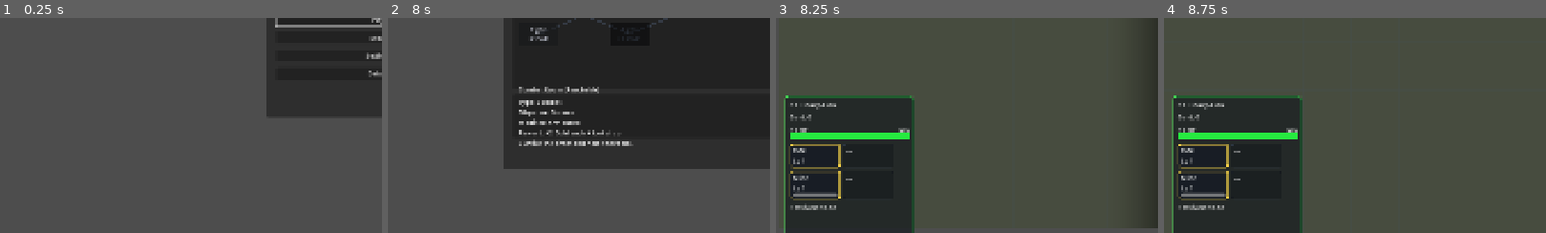
Above: before the commit, frames 1-4 (left to right).
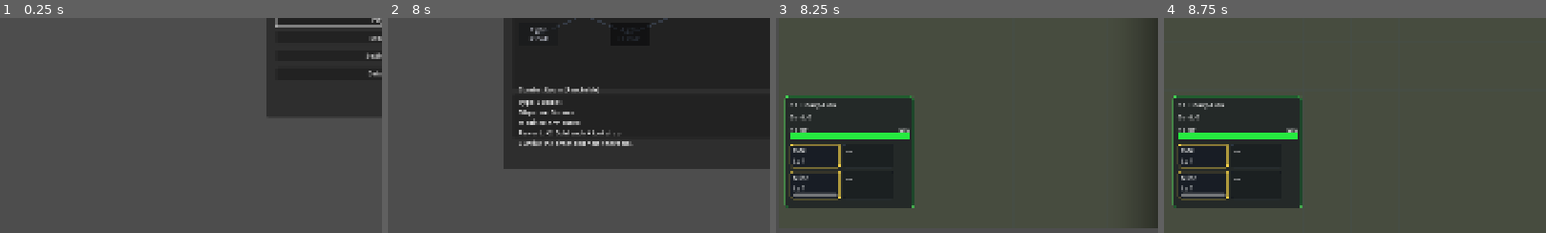
Above: after the commit, the same moments.

Repository: snaxico/project-twin-stick
Game: Godot game, scene res://scenes/ui/Bootstrap.tscn
Same seed, same stepped clock (60 frames per second), same inputs: the game is played once before the commit and once after it.
Inputs:
- Up to frame 1 (0.25 s): no input
- Up to frame 2 (8 s): click "Play" at 0.5 s; click "Settings" at 1.25 s; click "Off" at 2 s; click "Heavy Auto" at 2.75 s; click "Back" at 3.5 s; click "1 Player" at 4.25 s; click "1 Player" at 5 s; click "Normal" at 5.75 s; click "Normal" at 6.5 s; click "Start Run" at 7.25 s
- Up to frame 3 (8.25 s): click "Fight +2 Gold" at 8 s
- Up to frame 4 (8.75 s): no input
The pictures show only the part of the screen within x 0-50%, y 50-100%; the shares and areas given below are measured in that part.

Frames 1-2 are identical in both runs. In frame 3, 4.1% of the frame differs, in the area x 2-37%, y 87-100%; in frame 4, 4.1%.

Commit message:
Fix loot flow follow-up bugs

Diff:
--- a/data/weapons.json
+++ b/data/weapons.json
@@ -8,7 +8,7 @@
       "scrap_gold_value": 2,
       "shop_gold_cost": 3,
       "max_level": 5,
-      "pools": [],
+      "pools": ["reward", "shop"],
       "base_stats": {
         "projectile_count": 1,
         "spread_radians": 0.0,
@@ -196,7 +196,7 @@
       "scrap_gold_value": 2,
       "shop_gold_cost": 3,
       "max_level": 5,
-      "pools": [],
+      "pools": ["reward", "shop"],
       "base_stats": {
         "kind": "mine",
         "projectile_count": 1,
--- a/scripts/game/CoopManager.gd
+++ b/scripts/game/CoopManager.gd
@@ -406,6 +406,18 @@
 	_refresh_player_inventory_huds()
 	_refresh_pause_settings_panel()
 
+func _reapply_player_loadout(player_index: int) -> void:
+	if player_index < 0 or player_index >= _player_nodes.size():
+		return
+	var player = _player_nodes[player_index]
+	if player == null or not is_instance_valid(player):
+		return
+	player.apply_loadout(RunState.get_player_runtime_loadout_for(player_index))
+
+func _reapply_all_player_loadouts() -> void:
+	for index in range(_player_nodes.size()):
+		_reapply_player_loadout(index)
+
 func _refresh_debug_ui() -> void:
 	p1_mode_button.visible = false
 	p2_mode_button.visible = false
@@ -927,8 +939,7 @@
 	pickup.pickup_collected.connect(_on_pickup_collected)
 	pickups.call_deferred("add_child", pickup)
 
-func _on_pickup_collected(pickup, collector, pickup_type: String, value: int) -> void:
-	var pickup_position: Vector2 = pickup.global_position if pickup != null and is_instance_valid(pickup) else Vector2.ZERO
+func _on_pickup_collected(_pickup, collector, pickup_type: String, value: int) -> void:
 	match pickup_type:
 		"food":
 			if collector != null and is_instance_valid(collector) and collector.has_method("heal"):
@@ -937,12 +948,10 @@
 					_spawn_world_floating_text("+%d HP" % healed_amount, Color(0.74, 0.96, 0.48, 1.0), collector.global_position + Vector2(0.0, -46.0))
 		_:
 			for inventory_index in range(RunState.player_inventories.size()):
-				var inventory = RunState.player_inventories[inventory_index]
 				if inventory_index < _player_nodes.size() and is_instance_valid(_player_nodes[inventory_index]):
 					var player = _player_nodes[inventory_index]
 					_spawn_world_floating_text("+%d Gold" % value, player.player_config.tint, player.global_position + Vector2(0.0, -32.0))
 			RunState.award_gold_to_all(value)
-			_spawn_world_floating_text("+%d Gold" % value, Color(1.0, 0.88, 0.28, 1.0), pickup_position + Vector2(0.0, -24.0))
 
 func _auto_collect_remaining_pickups() -> void:
 	var remaining_pickups: Array = pickups.get_children()
@@ -1465,6 +1474,8 @@
 	if replace_source == "shop":
 		var item_id: String = str(_pending_weapon_replace_request.get("item_id", str(entry.get("id", ""))))
 		var purchase_result: Dictionary = RunState.complete_shop_purchase(player_index, item_id, slot_type, _weapon_replace_selected_slot, cancel_instead)
+		if bool(purchase_result.get("success", false)):
+			_reapply_player_loadout(player_index)
 		_weapon_replace_active = false
 		_pending_weapon_replace_request = {}
 		_pending_weapon_replace_result = {}
@@ -1507,6 +1518,7 @@
 	for player in _player_nodes:
 		if player != null and is_instance_valid(player):
 			player.set_input_locked(false)
+	_reapply_all_player_loadouts()
 	var summary_text: String = str(result.get("summary", "")).strip_edges()
 	if summary_text.is_empty():
 		summary_text = "Loot resolved."
@@ -1609,14 +1621,14 @@
 	_set_exit_zone_visible(false)
 	room_cleared.emit(resolved_health_states, clear_context)
 
-func _set_exit_zone_visible(visible: bool) -> void:
-	_exit_zone_open = visible
+func _set_exit_zone_visible(should_show: bool) -> void:
+	_exit_zone_open = should_show
 	if exit_zone != null:
-		exit_zone.monitoring = visible
-		exit_zone.monitorable = visible
+		exit_zone.monitoring = should_show
+		exit_zone.monitorable = should_show
 	if exit_zone_visual != null:
-		exit_zone_visual.visible = visible
-	if not visible:
+		exit_zone_visual.visible = should_show
+	if not should_show:
 		_exit_zone_auto_exit_at = 0.0
 		_exit_zone_hold_started_at = -1.0
 
@@ -1755,6 +1767,7 @@
 				var purchase_result: Dictionary = RunState.complete_shop_purchase(_shop_active_player_index, str(offer.get("id", "")))
 				_shop_status_message = str(purchase_result.get("summary", "Purchase complete."))
 				if bool(purchase_result.get("success", false)):
+					_reapply_player_loadout(_shop_active_player_index)
 					_shop_room_log.append(_shop_status_message)
 	_shop_confirm_pressed = confirm_pressed
 	var cancel_pressed: bool = _is_player_scrap_button_pressed(player)
@@ -1798,6 +1811,8 @@
 	return "\n".join(lines)
 
 func _reset_shop_room_state() -> void:
+	if _shop_active_player_index >= 0 or (_shop_ui != null and is_instance_valid(_shop_ui)):
+		_close_shop_ui()
 	_shop_room_ready_players = {}
 	_shop_ready_deadline = 0.0
 	_shop_active_player_index = -1
@@ -1809,8 +1824,6 @@
 	_shop_interact_pressed = {}
 	_shop_status_message = ""
 	_shop_room_log = []
-	if _shop_active_player_index >= 0 or (_shop_ui != null and is_instance_valid(_shop_ui)):
-		_close_shop_ui()
 	if _shop_station != null and is_instance_valid(_shop_station):
 		_shop_station.queue_free()
 	_shop_station = null
--- a/scripts/game/LootDrop.gd
+++ b/scripts/game/LootDrop.gd
@@ -18,6 +18,8 @@
 
 func _ready() -> void:
 	_base_position = global_position
+	if not item_data.is_empty():
+		_apply_item_visuals()
 	set_prompt_visible(true)
 
 func _process(delta: float) -> void:
@@ -26,11 +28,15 @@
 
 func setup(item: Dictionary) -> void:
 	item_data = item.duplicate(true)
+	if is_inside_tree():
+		_apply_item_visuals()
+	set_prompt_visible(true)
+
+func _apply_item_visuals() -> void:
 	if item_label != null:
 		item_label.text = str(item_data.get("name", "Loot"))
 	if visual != null:
 		visual.color = _get_item_color(item_data)
-	set_prompt_visible(true)
 
 func set_prompt_visible(should_show: bool) -> void:
 	if prompt_label == null:
--- a/scripts/game/PlayerInventory.gd
+++ b/scripts/game/PlayerInventory.gd
@@ -55,10 +55,12 @@
 			"weapon_id": weapon_id,
 			"level": 1,
 		}
-		if selected_field == "selected_secondary":
-			selected_secondary = slot_index
-		else:
-			selected_primary = slot_index
+		var current_selected: int = selected_secondary if selected_field == "selected_secondary" else selected_primary
+		if current_selected < 0 or current_selected >= slot_group.size() or slot_group[current_selected] == null:
+			if selected_field == "selected_secondary":
+				selected_secondary = slot_index
+			else:
+				selected_primary = slot_index
 		return "equipped"
 	return "slots_full"
 
@@ -79,20 +81,21 @@
 		return
 
 func replace_weapon(slot_type: String, slot_index: int, new_weapon_id: String) -> void:
-	var slot_group: Array = secondary_slots if slot_type == "secondary" else primary_slots
+	var is_secondary: bool = slot_type == "secondary" or slot_type == "secondary_weapon"
+	var slot_group: Array = secondary_slots if is_secondary else primary_slots
 	if slot_index < 0 or slot_index >= slot_group.size():
 		return
 	slot_group[slot_index] = {
 		"weapon_id": new_weapon_id,
 		"level": 1,
 	}
-	if slot_type == "secondary":
+	if is_secondary:
 		selected_secondary = slot_index
 	else:
 		selected_primary = slot_index
 
-func add_passive(passive_id: String) -> void:
-	if has_passive(passive_id):
+func add_passive(passive_id: String, allow_duplicate: bool = false) -> void:
+	if not allow_duplicate and has_passive(passive_id):
 		return
 	passives.append(passive_id)
 
--- a/scripts/game/RunState.gd
+++ b/scripts/game/RunState.gd
@@ -373,7 +373,6 @@
 		if state is Dictionary:
 			resolved_health_states.append((state as Dictionary).duplicate(true))
 
-	var item_id: String = str(item.get("id", ""))
 	var scrap_gold: int = max(1, int(item.get("scrap_gold_value", 1)))
 	var resolved_votes: Dictionary = {}
 	var takers: Array = []
@@ -1244,7 +1243,7 @@
 			"outcome": "already_owned",
 			"summary": "%s was already owned, so the drop was converted to Gold." % str(passive.get("name", "Passive")),
 		}
-	inventory.add_passive(passive_id)
+	inventory.add_passive(passive_id, bool(passive.get("stackable", false)))
 	var effects: Dictionary = passive.get("passive_effects", {})
 	if effects.has("max_health_bonus") and not health_state.is_empty():
 		var max_health_bonus: int = int(effects.get("max_health_bonus", 0))
@@ -1337,7 +1336,7 @@
 	for inventory in player_inventories:
 		var player_inventory: PlayerInventoryData = inventory
 		if bool(passive.get("stackable", false)) or not player_inventory.has_passive(passive_id):
-			player_inventory.add_passive(passive_id)
+			player_inventory.add_passive(passive_id, bool(passive.get("stackable", false)))
 	var effects: Dictionary = passive.get("passive_effects", {})
 	if effects.has("max_health_bonus"):
 		var max_health_bonus := int(effects.get("max_health_bonus", 0))
--- a/scripts/game/ShopStation.gd
+++ b/scripts/game/ShopStation.gd
@@ -13,7 +13,7 @@
 	if prompt_label != null:
 		prompt_label.visible = enabled
 	if visual != null:
-		visual.visible = true
+		visual.visible = enabled
 
 func is_player_in_range(player: Node2D) -> bool:
 	if player == null or not is_instance_valid(player):
--- a/scripts/player/Player.gd
+++ b/scripts/player/Player.gd
@@ -110,6 +110,7 @@
 var _running_sprite_alt_texture: Texture2D = null
 var _weapon_texture: Texture2D = null
 var _weapon_textures_by_id: Dictionary = {}
+var _primary_weapon_id: String = "rifle"
 var _base_weapon_scale := Vector2.ONE
 var _turn_squash := 0.0
 var _aim_line_recoil := 0.0
@@ -639,14 +640,14 @@
 
 func _apply_selected_slot_state() -> void:
 	var primary_slot: Dictionary = _get_selected_primary_slot()
-	var primary_weapon_id: String = str(primary_slot.get("weapon_id", "rifle"))
+	_primary_weapon_id = str(primary_slot.get("weapon_id", "rifle"))
 	_primary_profile_name = str(primary_slot.get("primary_profile_name", "Rifle"))
 	_primary_projectile_count = max(1, int(primary_slot.get("primary_projectile_count", 1)))
 	_primary_spread_radians = float(primary_slot.get("primary_spread_radians", 0.0))
 	primary_fire_interval = float(primary_slot.get("primary_fire_interval", 0.27))
 	projectile_speed = float(primary_slot.get("projectile_speed", 540.0))
 	projectile_damage = max(1, int(primary_slot.get("projectile_damage", 1)))
-	_weapon_texture = _get_weapon_texture_for_primary_id(primary_weapon_id)
+	_weapon_texture = _get_weapon_texture_for_primary_id(_primary_weapon_id)
 
 	var secondary_slot: Dictionary = _get_selected_secondary_slot()
 	_secondary_profile_name = str(secondary_slot.get("secondary_profile_name", "Mine"))
@@ -769,9 +770,10 @@
 		weapon_sprite.visible = use_sprite and _weapon_texture != null
 		if weapon_sprite.visible:
 			weapon_sprite.texture = _weapon_texture
+			var weapon_scale_mult: float = 2.0 if _primary_weapon_id == "slug" else 1.0
 			weapon_sprite.scale = Vector2(
-				_base_weapon_scale.x,
-				-_base_weapon_scale.y if aim_direction.x < 0.0 else _base_weapon_scale.y
+				_base_weapon_scale.x * weapon_scale_mult,
+				(-_base_weapon_scale.y if aim_direction.x < 0.0 else _base_weapon_scale.y) * weapon_scale_mult
 			)
 	aim_line_backdrop.visible = false
 	aim_line.visible = false
@@ -917,7 +919,7 @@
 		points.append(center + Vector2.RIGHT.rotated(angle) * radius)
 	return PackedVector2Array(points)
 
-func _should_show_secondary_preview(now: float) -> bool:
+func _should_show_secondary_preview(_now: float) -> bool:
 	if _is_downed:
 		return false
 	if _is_proximity_mine_secondary():
--- a/scripts/ui/LootVoteUI.gd
+++ b/scripts/ui/LootVoteUI.gd
@@ -41,6 +41,7 @@
 
 func _rebuild_vote_rows(player_count: int) -> void:
 	for child in vote_rows.get_children():
+		vote_rows.remove_child(child)
 		child.queue_free()
 	for index in range(player_count):
 		var row_label := Label.new()
--- a/scripts/ui/PlayerInventoryHUD.gd
+++ b/scripts/ui/PlayerInventoryHUD.gd
@@ -44,8 +44,6 @@
 	var health_state: Dictionary = data.get("health_state", {})
 	var health_status: String = str(data.get("health_status", ""))
 	_health_bar.set_health(int(health_state.get("current", 0)), int(health_state.get("max", 1)), health_status)
-	var passive_names: Array = data.get("passives", [])
-	_passive_label.text = _build_passive_text(passive_names)
 	var primary_slots: Array = data.get("primary_slots", [])
 	var secondary_slots: Array = data.get("secondary_slots", [])
 	for slot_index in range(_primary_slot_huds.size()):
@@ -104,6 +102,7 @@
 	_passive_label = Label.new()
 	_passive_label.autowrap_mode = TextServer.AUTOWRAP_WORD_SMART
 	_passive_label.modulate = Color(1.0, 1.0, 1.0, 0.82)
+	_passive_label.visible = false
 	layout.add_child(_passive_label)
 	_passive_label.text = _build_passive_text([])
 
--- a/scripts/ui/ShopUI.gd
+++ b/scripts/ui/ShopUI.gd
@@ -14,7 +14,7 @@
 	hint_label.text = "Move left/right. Confirm to buy. Select Ready when done. Cancel closes the panel."
 	update_state(player_index, offers, gold_value, selected_index, ready_players, ready_deadline_text, "")
 
-func update_state(player_index: int, offers: Array, gold_value: int, selected_index: int, ready_players: Dictionary, ready_deadline_text: String, status_text: String) -> void:
+func update_state(_player_index: int, offers: Array, gold_value: int, selected_index: int, ready_players: Dictionary, ready_deadline_text: String, status_text: String) -> void:
 	wallet_label.text = "Wallet: %d Gold" % gold_value
 	status_label.text = status_text
 	_set_offer_label(offer_1_label, offers, 0, selected_index == 0)
Not shown, changed: docs/development/current-state.md
Not shown, changed: docs/development/history/2026-05-06.md
Not shown, changed: docs/development/start-of-day.md
